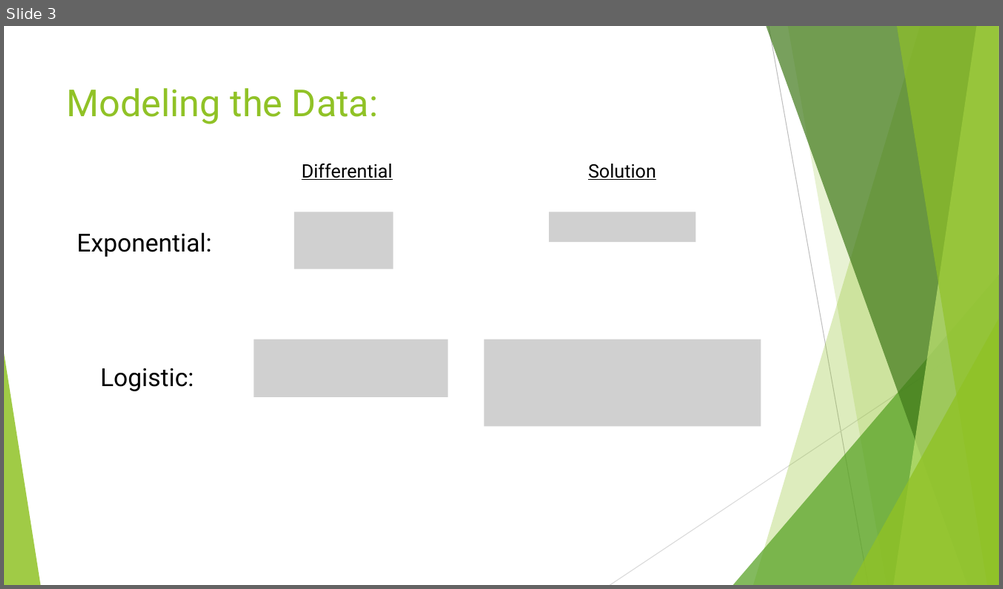
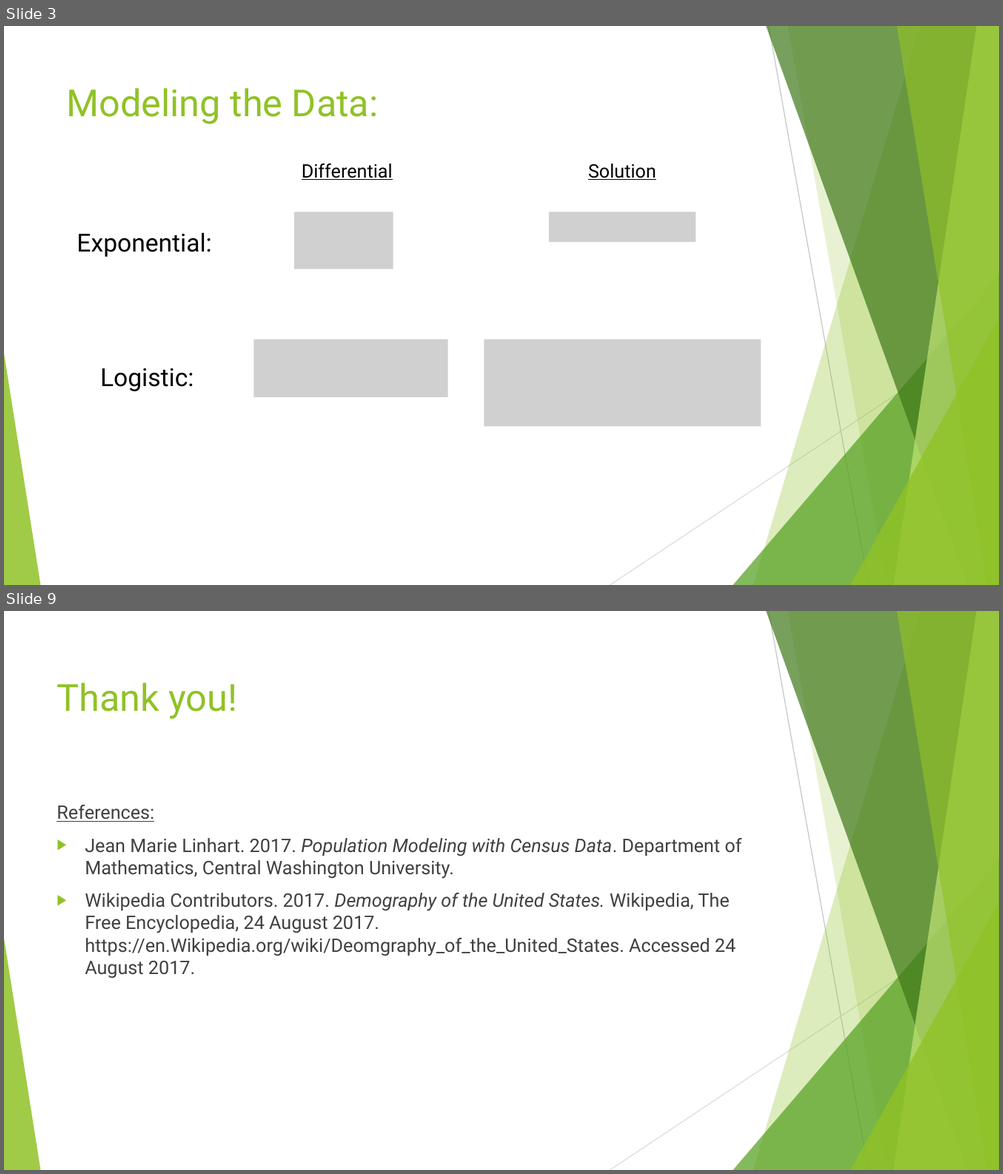
Before and after one commit to BananaBonanza/cwuMath475, a slide deck: PPGR_Presentation.pptx. Shown one above the other, each under a label of ours: slide 3 before the commit, slides 3 and 9 after it; the slides between them are not shown. The pictures are 1003x589 and 1003x1174 pixels, drawn with LibreOffice and Linux fonts; fonts in the diff are those of the drawing; grey boxes stand for pictures. Boxes give left, top, right and bottom in pixels: in the first picture for what was removed or moved away, otherwise in the second. Text is boxed around its words. In the diff, an @@ line names an element or a change of style, - is before the commit and + after.

```diff
--- a/PPGR_Presentation.pptx
+++ b/PPGR_Presentation.pptx
@@ slide 9 added at box(4, 611, 999, 1170), background #FFFFFF; not listed: 10 template elements that a slide beside it also shows @@
@@ text added at box(57, 683, 237, 719), 36 pt, text #90C226 @@
+Thank you!
@@ text added at box(57, 805, 742, 979), 18 pt, text #404040 @@
+References:
+▶ Jean Marie Linhart. 2017. Population Modeling with Census Data. Department of Mathematics, Central Washington University.
+▶ Wikipedia Contributors. 2017. Demography of the United States. Wikipedia, The Free Encyclopedia, 24 August 2017. https://en.Wikipedia.org/wiki/Deomgraphy_of_the_United_States. Accessed 24 August 2017.
```
Also in this commit, not shown: 5 slides changed, 1 other slide added, 1 slide removed, 5 other files.
